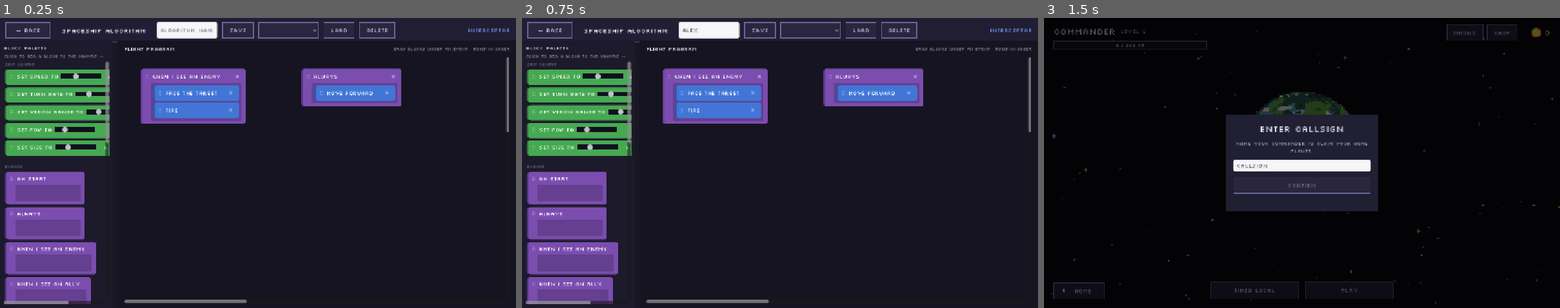
Above: before the commit, frames 1-3 (left to right).
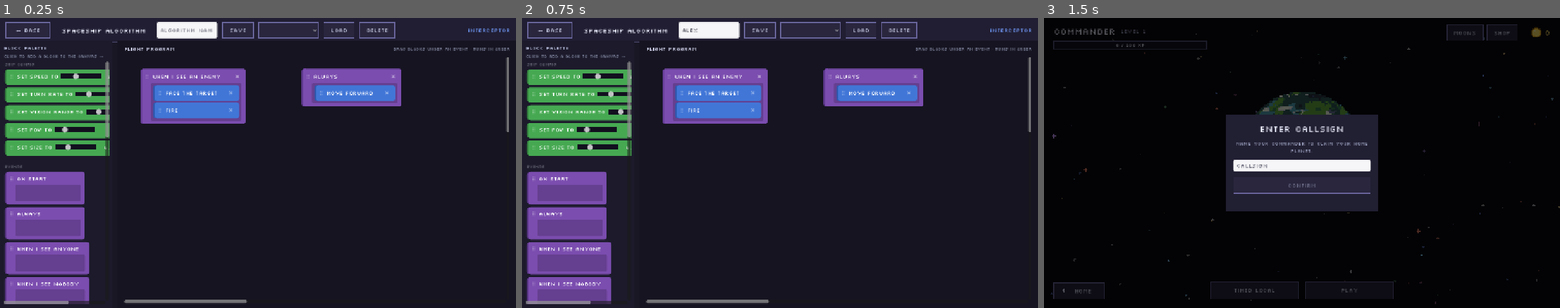
Above: after the commit, the same moments.

Repository: GMU-ASRC/astro-swarm
Game: Godot game, scene res://ui/workspace/ShipWorkspace.tscn
Two runs of this game, one before a commit and one after it. Both use one fixed random seed, a clock stepped at 60 frames per second and the inputs below. This scene is started directly instead of the project's main scene.
Inputs (mouse positions are in pixels of both pictures, inside the frame that each line leads up to):
- Up to frame 1 (0.25 s): no input
- Up to frame 2 (0.75 s): click (707, 29) at 0.52 s; type "Alex" at 0.6 s
- Up to frame 3 (1.5 s): click "← Base" at 1.25 s

The runs differ from the first frame. In frame 1, 0.3% of the frame differs, in the area x 10-22%, y 40-99%; in frame 2, 0.3%; in frame 3, nothing differs.

Commit message:
Fix block coding logic and merge wander into Levy random walk

Diff:
--- a/autoloads/SimulationManager.gd
+++ b/autoloads/SimulationManager.gd
@@ -150,7 +150,7 @@
 	"condition": ["when_start", "when_always", "when_sees", "when_alone", "when_near_wall", "when_sees_wall", "when_sees_species", "when_no_sees_species"],
 	"logic":     ["if_see", "if_within", "if_beyond", "if_compare", "else"],
 	"variable":  ["set_var", "set_var_random"],
-	"action":    ["do_forward", "do_backward", "do_stop", "do_wander", "do_random_walk", "do_turn_left", "do_turn_right", "do_turn_left_by", "do_turn_right_by", "do_face", "do_flee", "do_throttle", "do_stop_sim", "do_pause_sim"],
+	"action":    ["do_forward", "do_backward", "do_stop", "do_random_walk", "do_turn_left", "do_turn_right", "do_turn_left_by", "do_turn_right_by", "do_face", "do_flee", "do_throttle", "do_stop_sim", "do_pause_sim"],
 }
 
 func _ready():
@@ -326,9 +326,8 @@
 			"set_view":   cfg.view_distance = float(p.get("value", settings.view_distance)) * PX_PER_METER
 			"set_fov":    cfg.fov_degrees   = float(p.get("value", settings.fov_degrees))
 			"set_size":   cfg.dot_radius    = float(p.get("value", 6.0))
-		var children: Array = b.get("children", [])
-		if not children.is_empty():
-			_collect_config(children, cfg)
+			"when_start":
+				_collect_config(b.get("children", []), cfg)
 
 func ship_config_from_scripts(scripts: Array, base_view: float, base_fov: float, base_speed: float = 150.0, base_turn: float = 3.2, base_size: float = 9.0) -> Dictionary:
 	var cfg := {
--- a/entities/BlockExecutor.gd
+++ b/entities/BlockExecutor.gd
@@ -42,7 +42,13 @@
 func _run_script(sc: Dictionary, delta: float):
 	if sc.done:
 		return
+	if sc.body.is_empty():
+		if sc.once:
+			sc.done = true
+		return
 	if not (sc.once or host.eval_condition(sc.cond, sc.cond_params)):
+		if sc.active and host.has_method("on_deactivate"):
+			host.on_deactivate()
 		sc.active = false
 		sc.frames = []
 		sc.state = {}
@@ -89,7 +95,6 @@
 			else:
 				frame.idx += 1
 			continue
-		frame.matched = false
 		if host.exec_action(t, b.get("params", {}), delta, sc.state):
 			frame.idx += 1
 			sc.state = {}
--- a/entities/robot/Interpreter.gd
+++ b/entities/robot/Interpreter.gd
@@ -27,6 +27,9 @@
 func reset_inputs():
 	robot.forward_input = 0.0
 	robot.turn_input = 0.0
+
+func on_deactivate():
+	robot.turn_cmd = 0.0
 
 func eval_condition(cond: String, params: Dictionary) -> bool:
 	match cond:
@@ -38,13 +41,13 @@
 		"sees_species":
 			var target_type: String = params.get("value", "")
 			for t in sensor.visible_targets:
-				if t is CharacterBody2D and "type_id" in t and t.type_id == target_type:
+				if is_instance_valid(t) and t is CharacterBody2D and "type_id" in t and t.type_id == target_type:
 					return true
 			return false
 		"no_sees_species":
 			var target_type2: String = params.get("value", "")
 			for t in sensor.visible_targets:
-				if t is CharacterBody2D and "type_id" in t and t.type_id == target_type2:
+				if is_instance_valid(t) and t is CharacterBody2D and "type_id" in t and t.type_id == target_type2:
 					return false
 			return true
 		"within":
@@ -61,7 +64,7 @@
 				"wall":   return sensor.near_wall
 				_:
 					for t in sensor.visible_targets:
-						if t is CharacterBody2D and "type_id" in t and t.type_id == target:
+						if is_instance_valid(t) and t is CharacterBody2D and "type_id" in t and t.type_id == target:
 							return true
 					return false
 		"compare":
@@ -91,6 +94,8 @@
 func _nearest_dist() -> float:
 	var best: float = -1.0
 	for t in sensor.visible_targets:
+		if not is_instance_valid(t):
+			continue
 		var d: float = robot.global_position.distance_to(t.global_position)
 		if best < 0.0 or d < best:
 			best = d
@@ -124,20 +129,17 @@
 			robot.turn_input = 0.0
 			robot.turn_cmd = 0.0
 			return BlockExecutor.DONE
-		"wander":
-			robot.turn_cmd = 0.0
-			if not state.has("turn"):
-				state.turn = randf_range(-0.6, 0.6)
-			robot.turn_input = state.turn
+		"random_walk", "wander":
+			robot.turn_cmd = 0.0
+			if not state.has("heading"):
+				state.heading = randf() * TAU
+				state.remaining = _levy_step_time()
+			robot.rotation = state.heading
 			robot.forward_input = _throttle_mult
-			return _step(state, delta)
-		"random_walk":
-			robot.turn_cmd = 0.0
-			if not state.has("dir"):
-				state.dir = [0.0, PI / 2.0, PI, -PI / 2.0][randi() % 4]
-			robot.rotation = state.dir
-			robot.forward_input = _throttle_mult
-			return _step(state, delta)
+			state.remaining -= delta
+			if state.remaining <= 0.0:
+				return BlockExecutor.DONE
+			return BlockExecutor.RUNNING
 		"turn_left":
 			robot.turn_cmd = -deg_to_rad(float(params.get("value", 90.0)))
 			return BlockExecutor.DONE
@@ -169,6 +171,13 @@
 			get_tree().paused = true
 			return BlockExecutor.DONE
 	return BlockExecutor.DONE
+
+func _levy_step_time() -> float:
+	var shortest := 0.2
+	var longest := 3.0
+	var sample := randf()
+	var step := shortest / maxf(0.001, 1.0 - sample)
+	return minf(step, longest)
 
 func _step(state: Dictionary, delta: float) -> bool:
 	if not state.has("t"):
@@ -189,8 +198,12 @@
 	return BlockExecutor.RUNNING
 
 func _rotate_toward(offset: float, delta: float):
-	if sensor.visible_targets.size() == 0:
+	var target = null
+	for t in sensor.visible_targets:
+		if is_instance_valid(t):
+			target = t
+			break
+	if target == null:
 		return
-	var target = sensor.visible_targets[0]
 	var a: float = robot.global_position.angle_to_point(target.global_position) + offset
 	robot.rotation = lerp_angle(robot.rotation, a, 5.0 * delta)
--- a/entities/ship/Spaceship.gd
+++ b/entities/ship/Spaceship.gd
@@ -159,6 +159,9 @@
 func reset_inputs():
 	forward_input = 0.0
 	turn_input = 0.0
+
+func on_deactivate():
+	_turn_cmd = 0.0
 
 func _apply_movement(delta: float):
 	rotation += (turn_input * turn_rate + _turn_cmd) * delta
@@ -188,14 +191,16 @@
 			return true
 		"sees", "sees_species", "sees_enemy":
 			return _enemies_cache.size() > 0
-		"alone", "no_sees_species":
+		"alone":
+			return _enemies_cache.size() == 0 and _live_allies().size() == 0
+		"no_sees_species":
 			return _enemies_cache.size() == 0
 		"sees_ally":
 			return _live_allies().size() > 0
 		"near_wall":
 			return _near_wall()
 		"sees_wall":
-			return false
+			return _sees_rim()
 		"sees_object":
 			return _sees_object()
 		"sees_rim":
@@ -271,20 +276,17 @@
 			turn_input = 0.0
 			_turn_cmd = 0.0
 			return BlockExecutor.DONE
-		"wander":
-			_turn_cmd = 0.0
-			if not state.has("turn"):
-				state.turn = randf_range(-1.0, 1.0)
-			turn_input = state.turn
+		"random_walk", "wander":
+			_turn_cmd = 0.0
+			if not state.has("heading"):
+				state.heading = randf() * TAU
+				state.remaining = _levy_step_time()
+			rotation = state.heading
 			forward_input = _throttle_mult
-			return _step(state, delta)
-		"random_walk":
-			_turn_cmd = 0.0
-			if not state.has("dir"):
-				state.dir = [0.0, PI / 2.0, PI, -PI / 2.0][randi() % 4]
-			rotation = state.dir
-			forward_input = _throttle_mult
-			return _step(state, delta)
+			state.remaining -= delta
+			if state.remaining <= 0.0:
+				return BlockExecutor.DONE
+			return BlockExecutor.RUNNING
 		"turn_left":
 			_turn_cmd = -deg_to_rad(float(params.get("value", 90.0)))
 			return BlockExecutor.DONE
@@ -312,6 +314,13 @@
 			_fire()
 			return BlockExecutor.DONE
 	return BlockExecutor.DONE
+
+func _levy_step_time() -> float:
+	var shortest := 0.2
+	var longest := 3.0
+	var sample := randf()
+	var step := shortest / maxf(0.001, 1.0 - sample)
+	return minf(step, longest)
 
 func _step(state: Dictionary, delta: float) -> bool:
 	if not state.has("t"):
--- a/ui/workspace/ShipWorkspace.gd
+++ b/ui/workspace/ShipWorkspace.gd
@@ -15,9 +15,9 @@
 
 const GAME_PALETTE := {
 	"config": ["set_speed", "set_turn", "set_view", "set_fov", "set_size"],
-	"condition": ["when_start", "when_always", "when_sees_enemy", "when_sees_ally", "when_alone", "when_sees_object", "when_sees_rim"],
-	"logic": ["if_sees", "if_within", "if_beyond"],
-	"action": ["do_forward", "do_backward", "do_stop", "do_wander", "do_random_walk", "do_turn_left", "do_turn_right", "do_turn_left_by", "do_turn_right_by", "do_face", "do_flee", "do_fire", "do_throttle"],
+	"condition": ["when_start", "when_always", "when_sees", "when_alone", "when_near_wall", "when_sees_wall", "when_sees_species", "when_no_sees_species"],
+	"logic": ["if_see", "if_within", "if_beyond", "else"],
+	"action": ["do_forward", "do_backward", "do_stop", "do_random_walk", "do_turn_left", "do_turn_right", "do_turn_left_by", "do_turn_right_by", "do_face", "do_flee", "do_throttle", "do_fire"],
 }
 
 func _ready():
